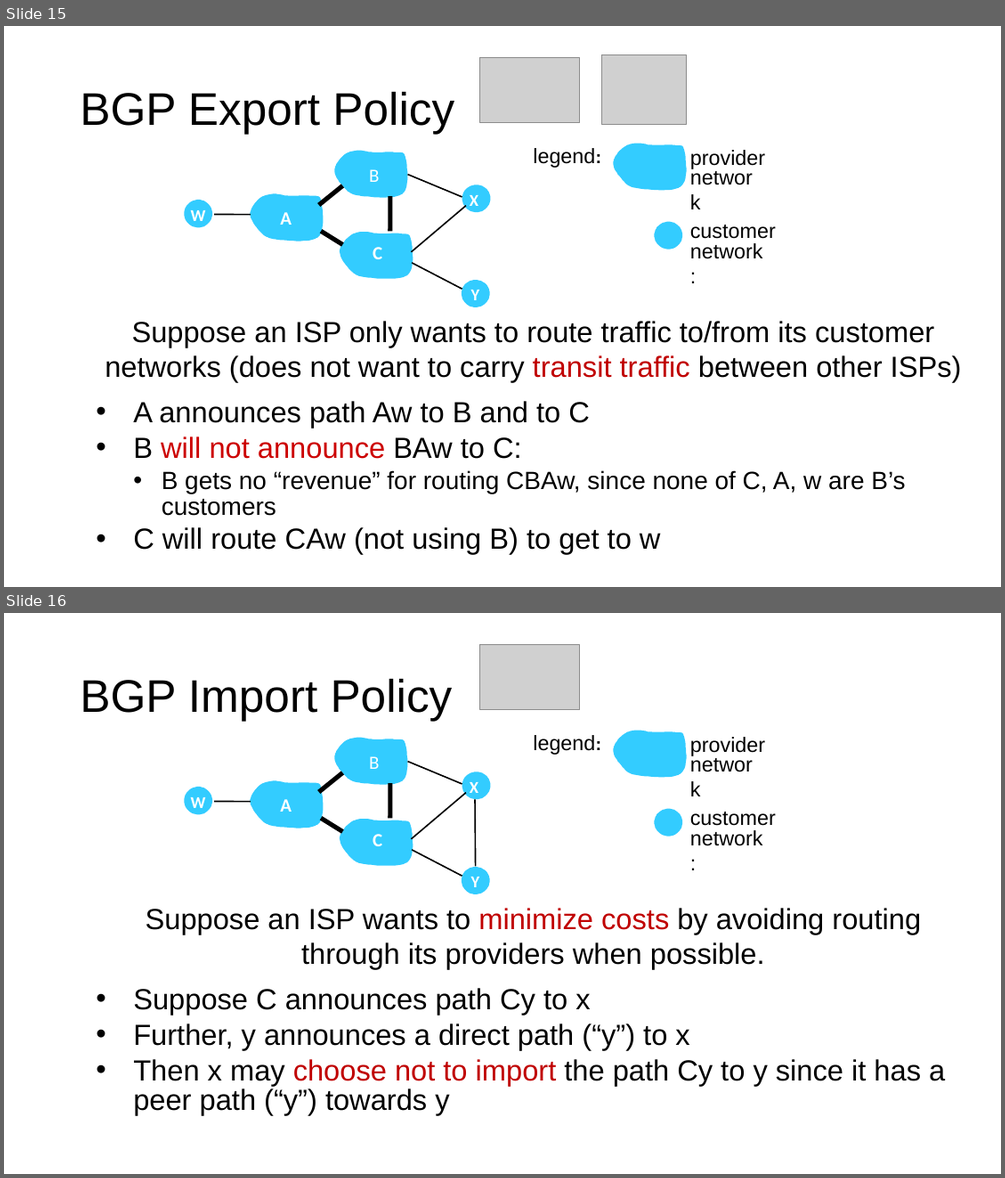
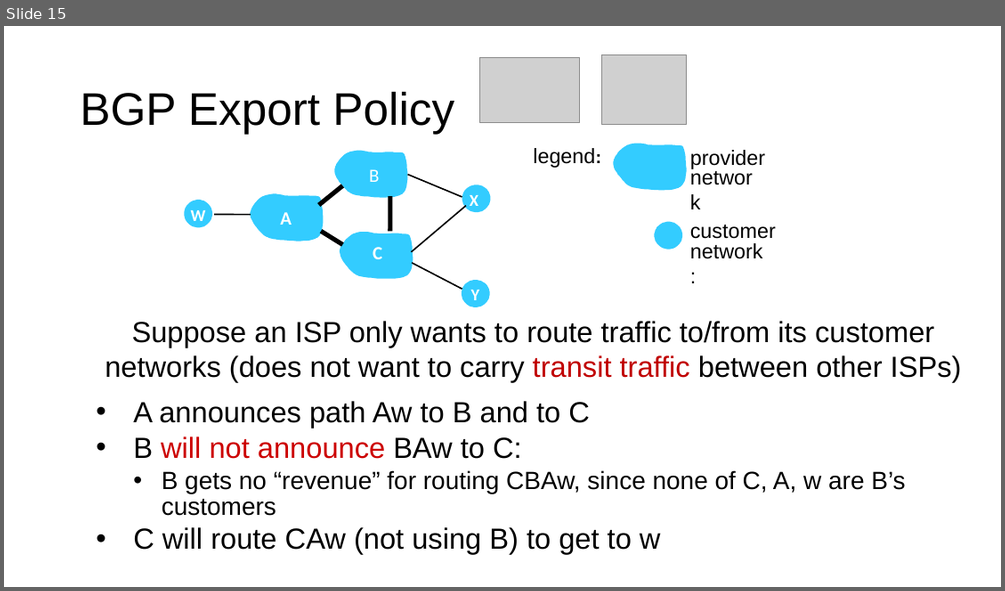
Before and after one commit to ngsrinivas/coursegen, a slide deck: ex/352-F24/staging/352-F24/lectures/25-net-routing-3.pptx. Shown one above the other, each under a label of ours: slides 15 and 16 before the commit, slide 15 after it. The pictures are 1005x1178 and 1005x591 pixels, drawn with LibreOffice and Linux fonts; fonts in the diff are those of the drawing; grey boxes stand for pictures. Boxes give left, top, right and bottom in pixels: in the first picture for what was removed or moved away, otherwise in the second. Text is boxed around its words. In the diff, an @@ line names an element or a change of style, - is before the commit and + after.

Commit message:
Add routing and synthesis lecture

```diff
--- a/ex/352-F24/staging/352-F24/lectures/25-net-routing-3.pptx
+++ b/ex/352-F24/staging/352-F24/lectures/25-net-routing-3.pptx
@@ slide 16 removed at box(4, 613, 1001, 1174), background #FFFFFF @@
@@ picture removed at box(479, 644, 579, 710) @@
@@ title removed at box(80, 678, 453, 721) @@
-BGP Import Policy
@@ line removed from (476, 867) to (475, 799) @@
@@ group removed at box(184, 723, 776, 894): 11 texts, 8 freeform shapes, 7 lines, 3 rectangles @@
-A
-B
-C
-W
-X
-Y
-legend:
-customer
-network:
-provider
-network
@@ text removed at box(146, 908, 921, 969) @@
-Suppose an ISP wants to minimize costs by avoiding routing through its providers when possible.
@@ text removed at box(133, 988, 945, 1115) @@
-• Suppose C announces path Cy to x
-• Further, y announces a direct path (“y”) to x
-• Then x may choose not to import the path Cy to y since it has a peer path (“y”) towards y
```
Also in this commit, not shown: 22 other slides removed, 4 other files.
